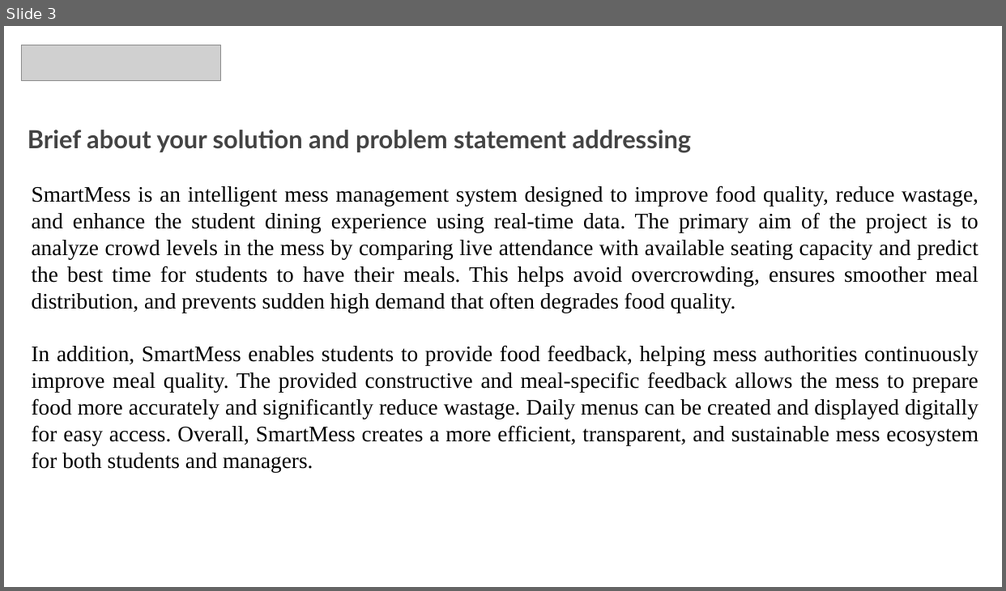
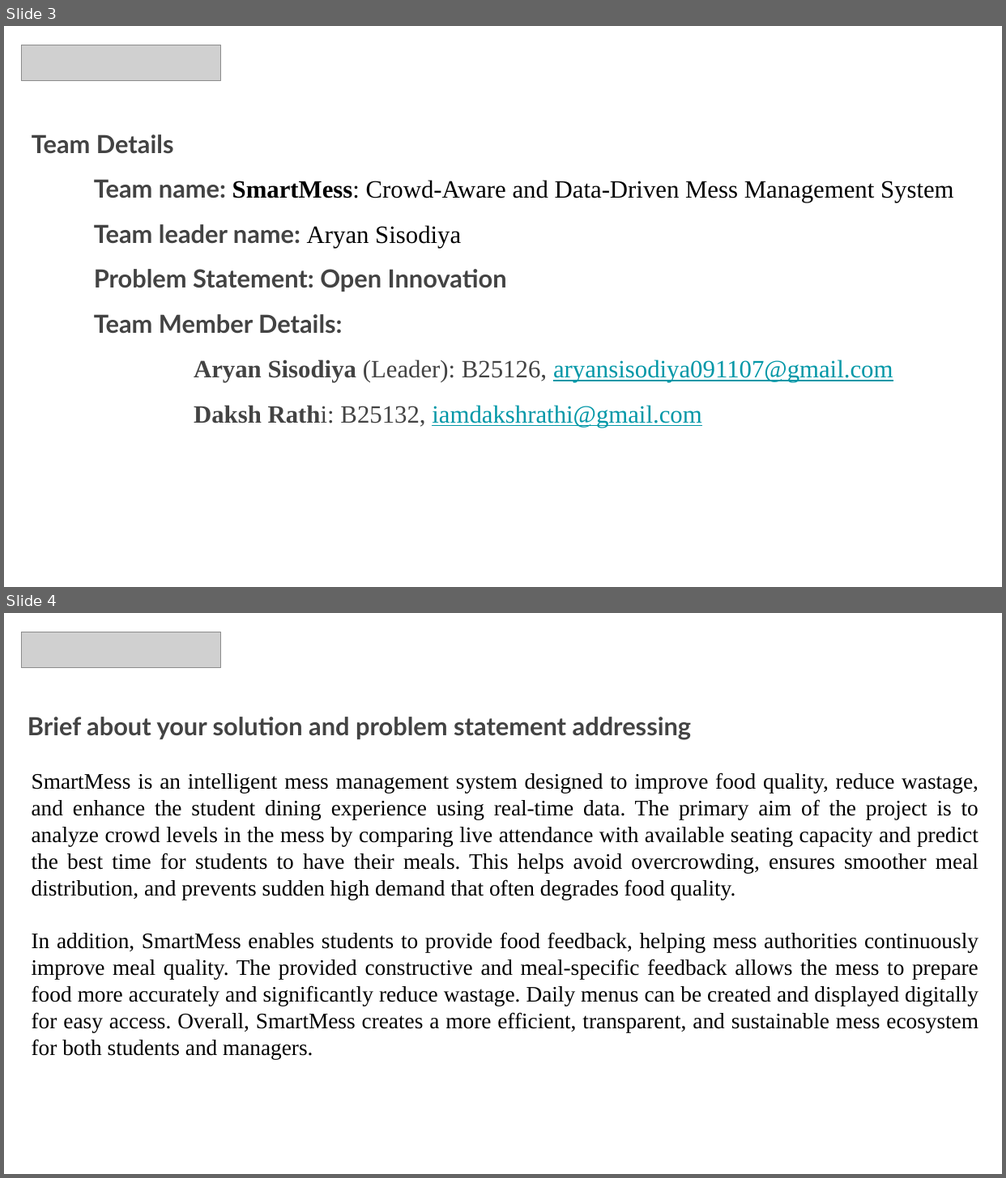
Before and after one commit to InfinityxR9/SmartMess, a slide deck: presentation.pptx. Shown one above the other, each under a label of ours: slide 3 before the commit, slides 3 and 4 after it. The pictures are 1006x591 and 1006x1178 pixels, drawn with LibreOffice and Linux fonts; fonts in the diff are those of the drawing; grey boxes stand for pictures. Boxes give left, top, right and bottom in pixels: in the first picture for what was removed or moved away, otherwise in the second. Text is boxed around its words. In the diff, an @@ line names an element or a change of style, - is before the commit and + after.

```diff
--- a/presentation.pptx
+++ b/presentation.pptx
@@ slide 3 added at [4, 26, 1002, 587], background #FFFFFF @@
@@ picture added at [21, 45, 220, 81] @@
@@ text added at [32, 135, 954, 428], 18 pt, text #434343 @@
+Team Details
+Team name: SmartMess: Crowd-Aware and Data-Driven Mess Management System
+  Team leader name: Aryan Sisodiya
+  Problem Statement: Open Innovation
+  Team Member Details:
+  Aryan Sisodiya (Leader): B25126, aryansisodiya091107@gmail.com
+  Daksh Rathi: B25132, iamdakshrathi@gmail.com
@@ what was slide 3 is now slide 4 @@
```
Also in this commit, not shown: 8 slides changed, 2 other slides added, 1 slide removed, 22 other files.
